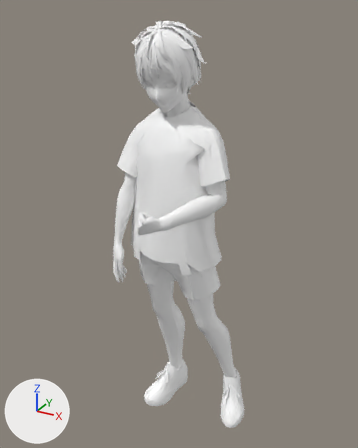
Before and after pictures for a commit that changed the FBX model Assets/Addressable/Player/DefaultMale/Animation/SelectAnimation.fbx.
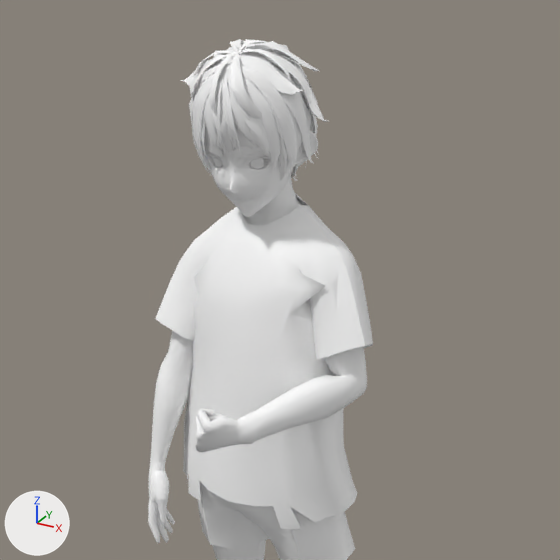
Each version appears first whole from a 50 mm lens placed at (0.886, -1.584, 1.816), pointed at (-0.011, 0.047, 1.001), and next in a close-up on the part from 10% to 91% of the width and 0% to 65% of the height. Arrows for +X, +Y and +Z are at lower left; the lights stay in place. Both versions are drawn at frame 79 of the action 'Root|Selected'; the numbers are the values there.

The first close-up shows 'Body', 'Face'.
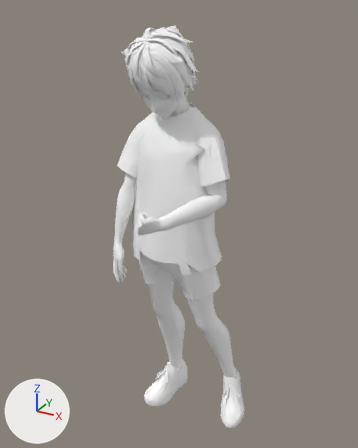
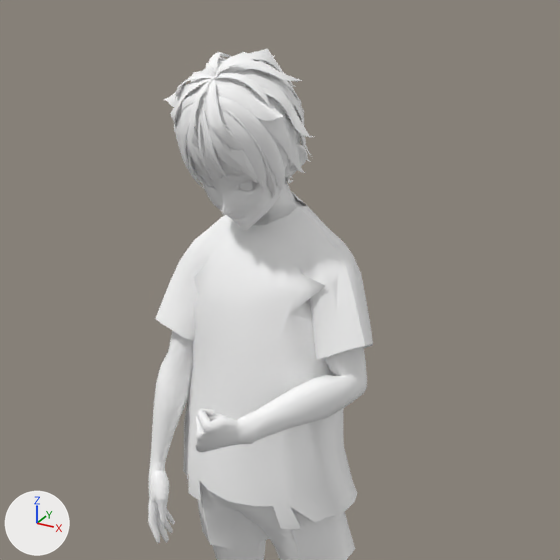
The change in detail:
Bone 'J_Bip_C_Neck' (bone_j_bip_c_neck) turns from (12, 0, 0) to (27, -4, -1) degrees about its own x, y and z.

Boxes (x1, y1, x2, y2) around the edits, measured in the close-ups (560 x 560 px):
'Body', posed: before (148, 39, 373, 560); after (148, 49, 373, 560)
'Face', posed (9% shorter): before (204, 120, 318, 216); after (190, 143, 308, 230)
bone 'J_Bip_C_Neck', root to tip: before (273, 216) to (263, 172); after (273, 216) to (257, 180)
